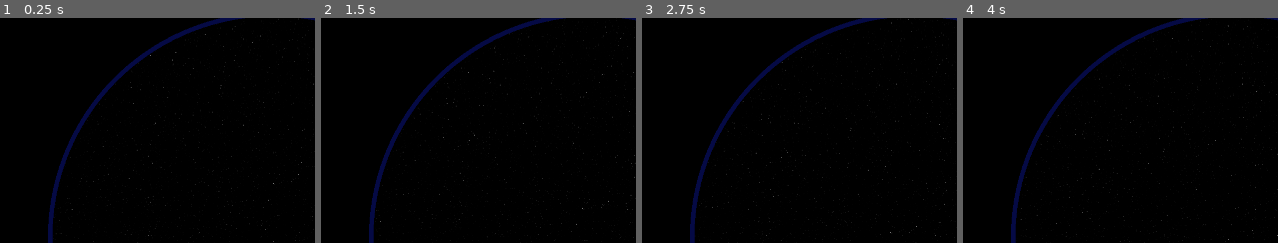
Above: before the commit, frames 1-4 (left to right).
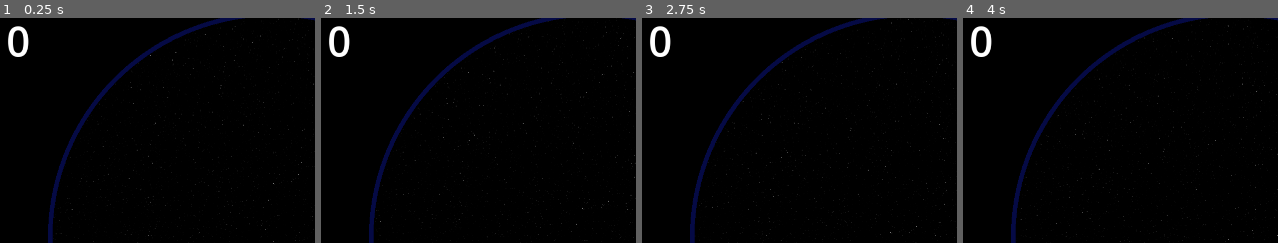
Above: after the commit, the same moments.

Repository: Courey/gcn-interactive-demo
Game: Godot game, scene res://main.tscn
Two runs of this game, one before a commit and one after it. Both use one fixed random seed, a clock stepped at 60 frames per second and the inputs below.
Inputs:
- Up to frame 1 (0.25 s): no input
- Up to frame 2 (1.5 s): no input
- Up to frame 3 (2.75 s): no input
- Up to frame 4 (4 s): no input
The pictures show only the part of the screen within x 20-70%, y 1-51%; the shares and areas given below are measured in that part.

The runs differ from the first frame. In frame 1, 0.5% of the frame differs, in the area x 2-10%, y 3-18%; in frame 2, 0.5%; in frame 3, 0.5%; in frame 4, 0.5%.

Commit message:
Destroy events on observation

Diff:
--- a/event.gd
+++ b/event.gd
@@ -1,8 +1,10 @@
 extends Node2D
 
-var player_in_area = false
+signal player_over
+signal player_exited
+
 @export var location: Vector2
-
+@export var points: int = 1
 
 func _ready() -> void:
 	position = location
@@ -10,8 +12,10 @@
 
 
 func _on_event_area_area_entered(area: Area2D) -> void:
-	#pass # Replace with function body.
-	print("Event area entered: ")
-	print(area.name)
-	print(area.get_parent().get_parent().name)
-	#if (area.name == "")
+	var player = area.get_parent().get_parent()
+	player_over.emit(self, player)
+
+
+func _on_event_area_area_exited(area: Area2D) -> void:
+	var player = area.get_parent().get_parent()
+	player_exited.emit(self, player)
--- a/event.tscn
+++ b/event.tscn
@@ -1,18 +1,17 @@
-[gd_scene load_steps=5 format=3 uid="uid://cf8q2ceyjr4aa"]
+[gd_scene load_steps=4 format=3 uid="uid://cf8q2ceyjr4aa"]
 
 [ext_resource type="Script" uid="uid://doaw0cxx2f61c" path="res://event.gd" id="1_wi3ac"]
-[ext_resource type="Script" uid="uid://cxcqcaqq5dv78" path="res://Selectable.gd" id="2_ruury"]
 
 [sub_resource type="CanvasItemMaterial" id="CanvasItemMaterial_mri8j"]
 
 [sub_resource type="CircleShape2D" id="CircleShape2D_civpy"]
-radius = 32.93
+radius = 5.0
 
 [node name="Event" type="Node2D"]
 script = ExtResource("1_wi3ac")
 
 [node name="EventArea" type="Area2D" parent="."]
-script = ExtResource("2_ruury")
+collision_layer = 0
 
 [node name="CollisionShape2D" type="CollisionShape2D" parent="EventArea"]
 material = SubResource("CanvasItemMaterial_mri8j")
@@ -20,3 +19,4 @@
 debug_color = Color(0.822454, 0.286281, 0.708609, 0.42)
 
 [connection signal="area_entered" from="EventArea" to="." method="_on_event_area_area_entered"]
+[connection signal="area_exited" from="EventArea" to="." method="_on_event_area_area_exited"]
--- a/main.gd
+++ b/main.gd
@@ -1,7 +1,49 @@
 extends Node2D
 
+var score = 0
+var Event = preload("res://event.tscn")
+
+@export var EVENTS_LIMIT = 10
+
+@onready var ScoreLabel = $Score
+@onready var Events = $Events
+@onready var Players = $Players
+
+var target_map:Dictionary = {}
+
+
 func _ready():
-	pass
+	for player in Players.get_children():
+		player.connect("observe",_on_player_observe)
+		target_map[player.name] = []
+	for i in range(EVENTS_LIMIT):
+		create_new_event()
 
-func _process(delta: float) -> void:
-	pass
+
+func _process(_delta: float) -> void:
+	ScoreLabel.text = "Score: " + str(score)
+	if (len(Events.get_children()) < EVENTS_LIMIT):
+		create_new_event()
+
+
+func create_new_event():
+	var newEvent = Event.instantiate()
+	newEvent.set("location",
+		Vector2(randi_range(500,1000), randi_range(500,1000))
+	)
+	Events.add_child(newEvent)
+	newEvent.connect('player_over', _on_event_player_over)
+	newEvent.connect('player_exited', _on_player_exited)
+
+
+func _on_event_player_over(event:Node2D, player:Node2D) -> void:
+	target_map[player.name].append(event)
+
+
+func _on_player_exited(event:Node2D, player:Node2D) -> void:
+	target_map[player.name].remove_at(target_map[player.name].find(event))
+
+
+func _on_player_observe(player:Node2D) -> void:
+	for event in target_map[player.name]:
+		event.queue_free()
--- a/main.tscn
+++ b/main.tscn
@@ -1,8 +1,14 @@
-[gd_scene load_steps=5 format=3 uid="uid://c0yvffnohn8tx"]
+[gd_scene load_steps=8 format=3 uid="uid://c0yvffnohn8tx"]
 
 [ext_resource type="Script" uid="uid://c3s7qpngav0qj" path="res://main.gd" id="1_1bvp3"]
 [ext_resource type="PackedScene" uid="uid://ck57c88aqqfx2" path="res://rotating_star_field.tscn" id="1_ig7tw"]
 [ext_resource type="PackedScene" uid="uid://jdk6c6id5gv" path="res://player.tscn" id="2_h2yge"]
+[ext_resource type="PackedScene" uid="uid://cf8q2ceyjr4aa" path="res://event.tscn" id="3_lquwl"]
+[ext_resource type="Shader" uid="uid://ba6xcygwib32b" path="res://shaders/transparent_circle.gdshader" id="4_1bvp3"]
+
+[sub_resource type="ShaderMaterial" id="ShaderMaterial_lquwl"]
+shader = ExtResource("4_1bvp3")
+shader_parameter/resolution = Vector2(1920, 1080)
 
 [sub_resource type="LabelSettings" id="LabelSettings_lquwl"]
 font_size = 100
@@ -13,30 +19,42 @@
 [node name="RotatingStarField" parent="." instance=ExtResource("1_ig7tw")]
 OFFSET_OPTIONS = 1
 
+[node name="Events" type="Node2D" parent="."]
+
+[node name="Event" parent="Events" instance=ExtResource("3_lquwl")]
+visible = false
+position = Vector2(960, 500)
+
 [node name="Players" type="Node2D" parent="."]
 
 [node name="Player1" parent="Players" instance=ExtResource("2_h2yge")]
-position = Vector2(975, 1074)
 active = true
 observation_radius = 50
+start_position = Vector2(975, 1074)
 
 [node name="Player2" parent="Players" instance=ExtResource("2_h2yge")]
-position = Vector2(432, 537)
 rotation = 1.5708
 input_prefix = "p2"
 observation_radius = 50
+start_position = Vector2(432, 537)
 
 [node name="Player3" parent="Players" instance=ExtResource("2_h2yge")]
-position = Vector2(975, 0)
 rotation = 3.14159
 input_prefix = "p3"
 observation_radius = 50
+start_position = Vector2(975, 0)
 
 [node name="Player4" parent="Players" instance=ExtResource("2_h2yge")]
-position = Vector2(1490, 537)
 rotation = -1.5708
 input_prefix = "p4"
 observation_radius = 50
+start_position = Vector2(1490, 537)
+
+[node name="ColorRect" type="ColorRect" parent="."]
+material = SubResource("ShaderMaterial_lquwl")
+offset_right = 1920.0
+offset_bottom = 1080.0
+color = Color(0, 0, 0, 1)
 
 [node name="Score" type="Label" parent="."]
 offset_right = 480.0
--- a/player.gd
+++ b/player.gd
@@ -5,6 +5,7 @@
 @export var target_speed := 300.0
 @export var observation_radius = 100
 @export var player_color:Color
+@export var start_position:Vector2 = Vector2.ZERO
 
 @onready var target = $Target
 @onready var light_cone = $LightCone
@@ -12,8 +13,10 @@
 @onready var coneShader = $Target/TargetFocus/CollisionShape2D.material as ShaderMaterial
 @onready var timer = $InactiveTimeout
 
+signal observe
 
 func _ready():
+	position = start_position
 	player_color = player_color if player_color else Color(randf(), randf(), randf(), .5)
 	collision_shape.shape.radius = observation_radius
 	coneShader.set_shader_parameter('circle_color',player_color)
@@ -31,6 +34,8 @@
 		if (!active):
 			active = true
 			light_cone.modulate.a = .5
+		else:
+			observe.emit(self)
 
 
 	# Restart the timeout counter for inactive players
@@ -78,6 +83,7 @@
 	])
 
 
-
 func _on_inactive_timeout_timeout() -> void:
 	active = false
+	target.global_position = start_position
+	light_cone.polygon = draw_arms()
--- a/player.tscn
+++ b/player.tscn
@@ -24,7 +24,7 @@
 [node name="CollisionShape2D" type="CollisionShape2D" parent="Target/TargetFocus"]
 material = SubResource("ShaderMaterial_4flbx")
 shape = SubResource("CircleShape2D_onrkg")
-debug_color = Color(2.98411e-06, 0.588465, 0.686703, 0.42)
+debug_color = Color(0, 0.588235, 0.686275, 0.529412)
 
 [node name="InactiveTimeout" type="Timer" parent="."]
 wait_time = 10.0
--- a/rotating_star_field.gd
+++ b/rotating_star_field.gd
@@ -1,26 +1,18 @@
 extends Node2D
 
+# Figure something out with this
 const OFFSET_MAP = [
 	Vector2(960,540),
 	Vector2(0,0)
 ]
 
 @export_enum ("CENTER:0","CORNER:1") var OFFSET_OPTIONS = 0
+
 @export var SPEED = 0.05
-
-var event = preload("res://event.tscn")
-
-@onready var Events = $Events
 
 func _ready() -> void:
 	$RotationNode.position = OFFSET_MAP[$".".OFFSET_OPTIONS]
-	for i in range(4):
-		create_new_event()
+
 
 func _process(delta: float) -> void:
 	$RotationNode.rotate(SPEED * delta)
-
-func create_new_event():
-	var newEvent = event.instantiate()
-	newEvent.set("location",Vector2(randi_range(500,1000), randi_range(500,1000)))
-	Events.add_child(newEvent)
--- a/rotating_star_field.tscn
+++ b/rotating_star_field.tscn
@@ -1,9 +1,7 @@
-[gd_scene load_steps=9 format=3 uid="uid://ck57c88aqqfx2"]
+[gd_scene load_steps=6 format=3 uid="uid://ck57c88aqqfx2"]
 
 [ext_resource type="Shader" uid="uid://bw6fq2c45xr06" path="res://shaders/large_star_field.gdshader" id="1_bbi0e"]
 [ext_resource type="Script" uid="uid://b3f0bc4psw6qs" path="res://rotating_star_field.gd" id="1_c1ipb"]
-[ext_resource type="Shader" uid="uid://ba6xcygwib32b" path="res://shaders/transparent_circle.gdshader" id="3_dmdho"]
-[ext_resource type="PackedScene" uid="uid://cf8q2ceyjr4aa" path="res://event.tscn" id="5_5rhwl"]
 
 [sub_resource type="FastNoiseLite" id="FastNoiseLite_6qdpb"]
 noise_type = 0
@@ -20,10 +18,6 @@
 shader_parameter/noise_texture = SubResource("NoiseTexture2D_ojtol")
 shader_parameter/density = 20.0
 
-[sub_resource type="ShaderMaterial" id="ShaderMaterial_bl3b3"]
-shader = ExtResource("3_dmdho")
-shader_parameter/resolution = Vector2(1920, 1080)
-
 [node name="RotatingStarField" type="Node2D"]
 script = ExtResource("1_c1ipb")
 
@@ -34,14 +28,3 @@
 offset_left = -2203.0
 offset_top = -2203.0
 scale = Vector2(2, 2)
-
-[node name="ColorRect" type="ColorRect" parent="."]
-material = SubResource("ShaderMaterial_bl3b3")
-offset_right = 1920.0
-offset_bottom = 1080.0
-color = Color(0, 0, 0, 1)
-
-[node name="Events" type="Node2D" parent="."]
-
-[node name="Event" parent="Events" instance=ExtResource("5_5rhwl")]
-position = Vector2(960, 500)
